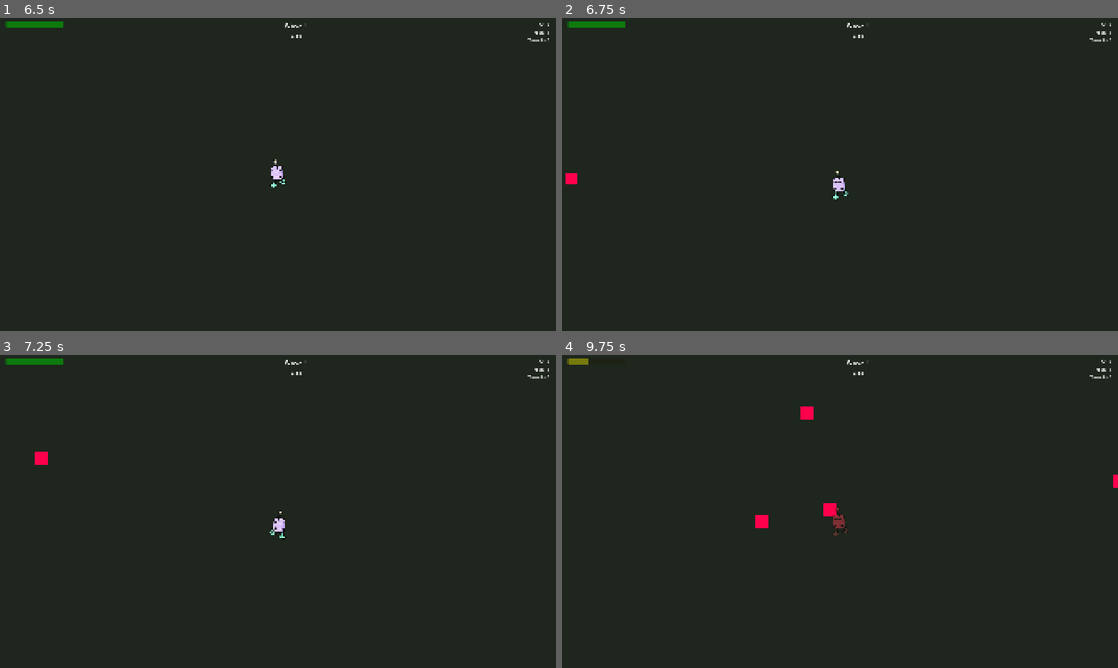
Above: before the commit, frames 1-4 (two rows, left to right).
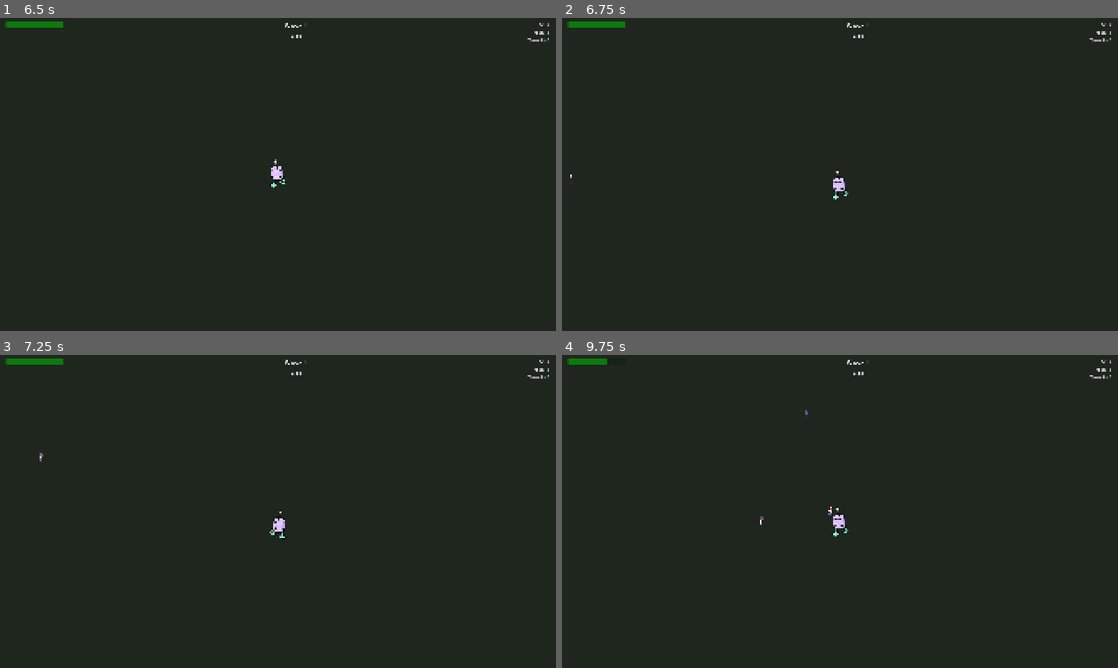
Above: after the commit, the same moments.

Repository: arebolledo2/turret-game
Game: Godot game, scene res://scenes/main.tscn
Same seed, same stepped clock (60 frames per second), same inputs: the game is played once before the commit and once after it.
Inputs (mouse positions are in pixels of both pictures, inside the frame that each line leads up to):
- Up to frame 1 (6.5 s): click "Easy - Relaxed gameplay for l…" at 0.5 s; click "Continue to Wave" at 1.25 s; tap Enter at 2, 3.5 s; move the mouse to (400, 158) at 2.02 s; hold D (move_right) 2.03-2.75 s; tap F (pickup_turret) at 2.1 s; click (400, 158) at 2.17 s; tap Space at 2.75, 5 s; drag from (166, 190) to (250, 237) at 2.77 s; move the mouse to (333, 105) at 3.52 s; hold D (move_right) 3.53-4.25 s; hold Shift 3.53-4.25 s; drag from (250, 237) to (111, 127) at 4.27 s; move the mouse to (444, 221) at 5.02 s; hold A (move_left) 5.03-5.75 s; tap Ctrl at 5.1 s; drag from (111, 127) to (194, 96) at 5.77 s
- Up to frame 2 (6.75 s): tap Enter at 6.5 s; move the mouse to (867, 174) at 6.52 s; hold S (move_down) from 6.53 s (still down); tap Tab (toggle_range) at 6.6 s; click (867, 174) at 6.67 s
- Up to frame 3 (7.25 s): keep holding S (move_down)
- Up to frame 4 (9.75 s): release S (move_down) at 7.25 s; drag from (756, 433) to (728, 527) at 7.27 s; move the mouse to (962, 495) at 8.02 s; hold W (move_up) 8.03-8.75 s; tap Alt at 8.1 s; drag from (728, 527) to (812, 574) at 8.77 s; move the mouse to (895, 442) at 9.52 s; hold S (move_down) from 9.53 s (still down); tap F (pickup_turret) at 9.6 s

Frame 1 is identical in both runs. In frame 2, less than 0.1% of the frame differs, in the area x 0-3%, y 49-54%; in frame 3, 0.1%; in frame 4, 0.6%, in the area x 0-100%, y 1-58%.

Commit message:
Add small enemy sprite

Diff:
--- a/scenes/enemy.tscn
+++ b/scenes/enemy.tscn
@@ -1,22 +1,34 @@
-[gd_scene load_steps=3 format=3 uid="uid://bq5n7xwk8vh3r"]
+[gd_scene load_steps=11 format=3 uid="uid://bq5n7xwk8vh3r"]
 
 [ext_resource type="Script" path="res://scripts/enemy.gd" id="1_2j3k4"]
+[ext_resource type="Texture2D" path="res://assets/sprites/enemy/enemy_south.png" id="2_south"]
+[ext_resource type="Texture2D" path="res://assets/sprites/enemy/enemy_north.png" id="3_north"]
+[ext_resource type="Texture2D" path="res://assets/sprites/enemy/enemy_east.png" id="4_east"]
+[ext_resource type="Texture2D" path="res://assets/sprites/enemy/enemy_west.png" id="5_west"]
+[ext_resource type="Texture2D" path="res://assets/sprites/enemy/enemy_south_east.png" id="6_south_east"]
+[ext_resource type="Texture2D" path="res://assets/sprites/enemy/enemy_south_west.png" id="7_south_west"]
+[ext_resource type="Texture2D" path="res://assets/sprites/enemy/enemy_north_east.png" id="8_north_east"]
+[ext_resource type="Texture2D" path="res://assets/sprites/enemy/enemy_north_west.png" id="9_north_west"]
 
 [sub_resource type="CircleShape2D" id="CircleShape2D_1"]
-radius = 15.0
-
-[sub_resource type="PlaceholderTexture2D" id="PlaceholderTexture2D_1"]
-size = Vector2(1, 1)
+radius = 12.0
 
 [node name="Enemy" type="CharacterBody2D"]
 collision_layer = 2
 collision_mask = 1
 script = ExtResource("1_2j3k4")
+sprite_south = ExtResource("2_south")
+sprite_north = ExtResource("3_north")
+sprite_east = ExtResource("4_east")
+sprite_west = ExtResource("5_west")
+sprite_south_east = ExtResource("6_south_east")
+sprite_south_west = ExtResource("7_south_west")
+sprite_north_east = ExtResource("8_north_east")
+sprite_north_west = ExtResource("9_north_west")
 
 [node name="CollisionShape2D" type="CollisionShape2D" parent="."]
 shape = SubResource("CircleShape2D_1")
 
 [node name="Sprite2D" type="Sprite2D" parent="."]
-modulate = Color(1, 0.3, 0.3, 1)
-scale = Vector2(30, 30)
-texture = SubResource("PlaceholderTexture2D_1")
+texture_filter = 1
+texture = ExtResource("2_south")
--- a/scripts/enemy.gd
+++ b/scripts/enemy.gd
@@ -7,6 +7,16 @@
 @export var contact_damage: float = 33.0
 @export var xp_value: int = 10
 
+# Directional sprite textures
+@export var sprite_south: Texture2D
+@export var sprite_north: Texture2D
+@export var sprite_east: Texture2D
+@export var sprite_west: Texture2D
+@export var sprite_south_east: Texture2D
+@export var sprite_south_west: Texture2D
+@export var sprite_north_east: Texture2D
+@export var sprite_north_west: Texture2D
+
 var current_health: float
 var player: Node2D = null
 
@@ -35,6 +45,9 @@
 	var direction := global_position.direction_to(player.global_position)
 	velocity = direction * speed
 	move_and_slide()
+
+	# Update sprite based on movement direction
+	_update_direction_sprite(direction)
 
 	# Check for collision with player
 	for i in get_slide_collision_count():
@@ -43,6 +56,30 @@
 		if collider.is_in_group("player") and collider.has_method("take_damage"):
 			collider.take_damage(contact_damage)
 
+func _update_direction_sprite(direction: Vector2) -> void:
+	# Get angle and convert to 8-direction
+	var angle := direction.angle()
+	var sprite := $Sprite2D
+
+	# Normalize angle to 0-2PI range
+	if angle < 0:
+		angle += TAU
+
+	# Divide into 8 segments (each 45 degrees = PI/4)
+	# Offset by 22.5 degrees (PI/8) to center segments
+	var segment := int((angle + PI / 8) / (PI / 4)) % 8
+
+	# Map segment to sprite (0 = east, going counter-clockwise)
+	match segment:
+		0: sprite.texture = sprite_east
+		1: sprite.texture = sprite_north_east
+		2: sprite.texture = sprite_north
+		3: sprite.texture = sprite_north_west
+		4: sprite.texture = sprite_west
+		5: sprite.texture = sprite_south_west
+		6: sprite.texture = sprite_south
+		7: sprite.texture = sprite_south_east
+
 func initialize(wave: int) -> void:
 	# Scale stats based on wave number
 	max_health = Globals.get_enemy_health(wave)
@@ -59,7 +96,7 @@
 	# Visual feedback - flash white
 	$Sprite2D.modulate = Color.WHITE
 	var tween = create_tween()
-	tween.tween_property($Sprite2D, "modulate", Color(1, 0.3, 0.3, 1), 0.1)
+	tween.tween_property($Sprite2D, "modulate", Color.WHITE, 0.1)
 
 	if current_health <= 0:
 		die()
@@ -142,19 +179,19 @@
 ## Update visual tint based on active status effects
 func _update_status_visual() -> void:
 	if active_effects.is_empty():
-		# Reset to default red tint
-		$Sprite2D.modulate = Color(1, 0.3, 0.3, 1)
+		# Reset to default (no tint)
+		$Sprite2D.modulate = Color.WHITE
 		return
 
 	# Blend colors based on active effects
-	var final_color := Color(1, 0.3, 0.3, 1)
+	var final_color := Color.WHITE
 
 	if active_effects.has(Globals.DamageType.FIRE):
-		final_color = final_color.lerp(Color(1.0, 0.5, 0.2, 1), 0.5)  # Orange tint
+		final_color = final_color.lerp(Color(1.0, 0.5, 0.2, 1), 0.4)  # Orange tint
 	if active_effects.has(Globals.DamageType.ELECTRIC):
-		final_color = final_color.lerp(Color(0.5, 0.8, 1.0, 1), 0.5)  # Blue tint
+		final_color = final_color.lerp(Color(0.5, 0.8, 1.0, 1), 0.4)  # Blue tint
 	if active_effects.has(Globals.DamageType.PLASMA):
-		final_color = final_color.lerp(Color(0.8, 0.4, 1.0, 1), 0.5)  # Purple tint
+		final_color = final_color.lerp(Color(0.8, 0.4, 1.0, 1), 0.4)  # Purple tint
 
 	$Sprite2D.modulate = final_color
 
Binary file added: assets/sprites/enemy/enemy_east.png
Not shown, added: assets/sprites/enemy/enemy_east.png.import
Binary file added: assets/sprites/enemy/enemy_north.png
Not shown, added: assets/sprites/enemy/enemy_north.png.import
Binary file added: assets/sprites/enemy/enemy_north_east.png
Not shown, added: assets/sprites/enemy/enemy_north_east.png.import
Binary file added: assets/sprites/enemy/enemy_north_west.png
Not shown, added: assets/sprites/enemy/enemy_north_west.png.import
Binary file added: assets/sprites/enemy/enemy_south.png
Not shown, added: assets/sprites/enemy/enemy_south.png.import
Binary file added: assets/sprites/enemy/enemy_south_east.png
Not shown, added: assets/sprites/enemy/enemy_south_east.png.import
(and 4 more such lines)
